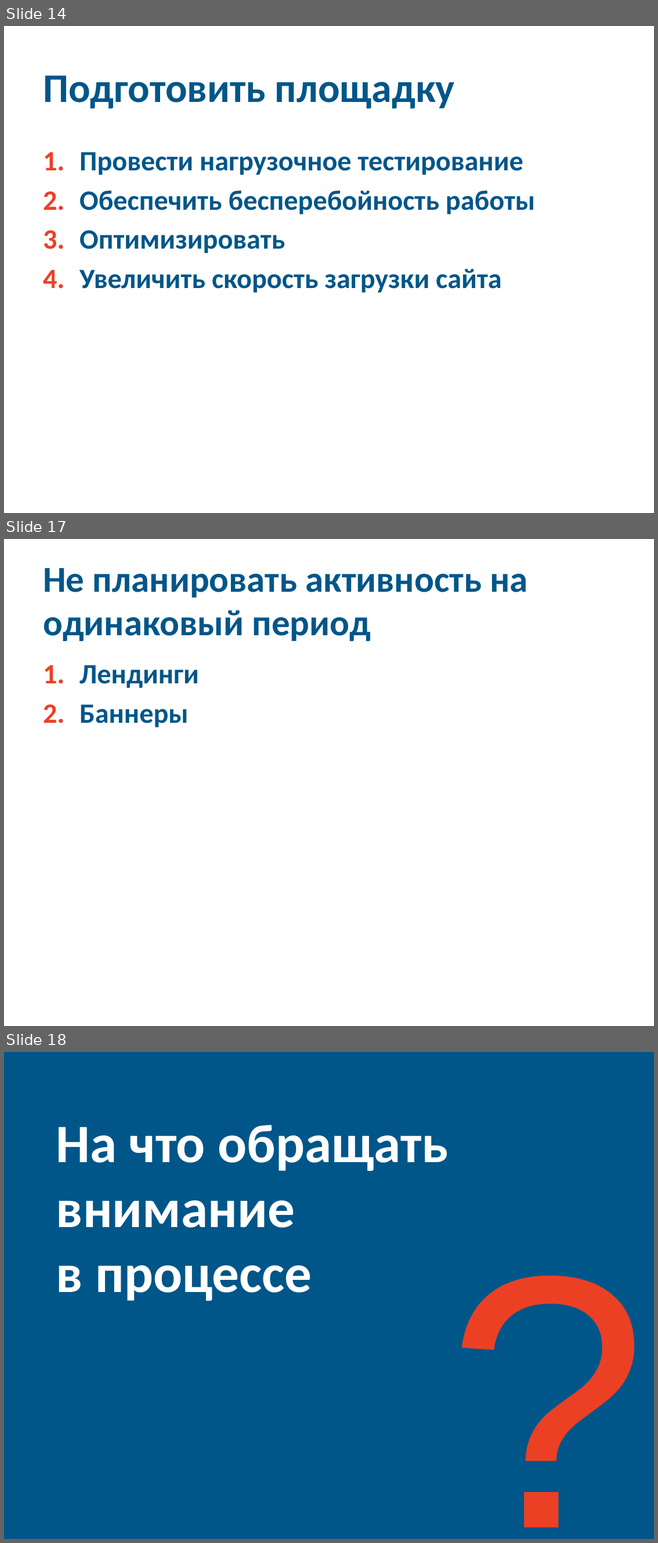
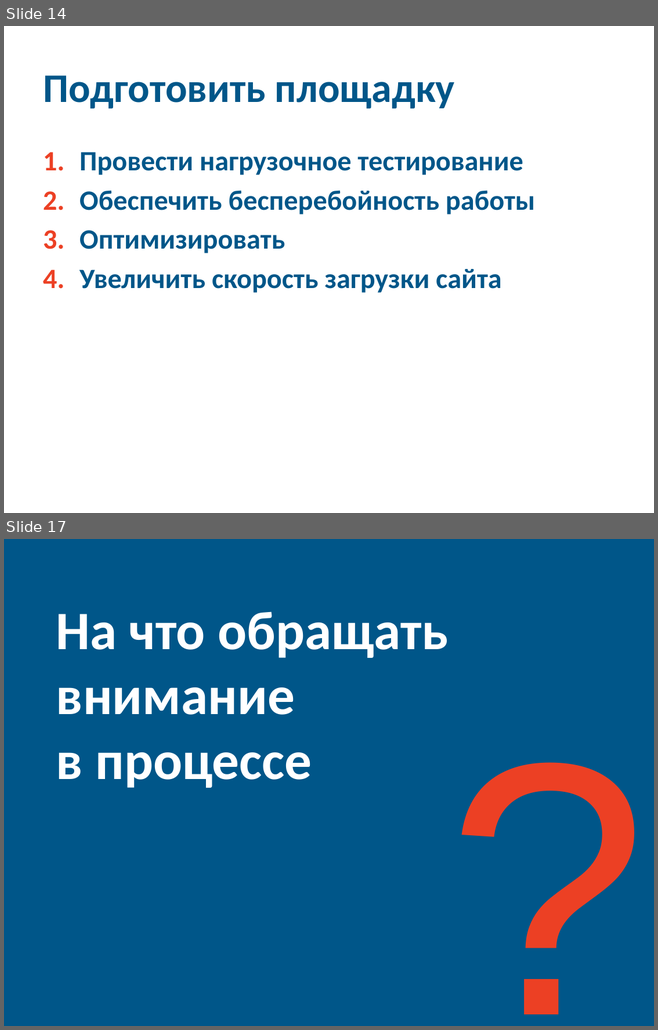
Before and after one commit to 2naive/2naive.github.io, a slide deck: ireklama.pptx. Shown one above the other, each under a label of ours: slides 14, 17 and 18 before the commit, slides 14 and 17 after it; the slides between them are not shown. The pictures are 658x1543 and 658x1030 pixels, drawn with LibreOffice and Linux fonts; fonts in the diff are those of the drawing. Boxes give left, top, right and bottom in pixels: in the first picture for what was removed or moved away, otherwise in the second. Text is boxed around its words. In the diff, an @@ line names an element or a change of style, - is before the commit and + after.

```diff
--- a/ireklama.pptx
+++ b/ireklama.pptx
@@ slide 17 removed at [4, 539, 654, 1026], background #FFFFFF @@
@@ title removed at [43, 568, 528, 641] @@
-Не планировать активность на одинаковый период
@@ text removed at [79, 665, 199, 727] @@
-1. Лендинги
-2. Баннеры
@@ what was slide 18 is now slide 17 @@
```
Also in this commit, not shown: 9 slides changed, 3 slides added, 2 other slides removed.
